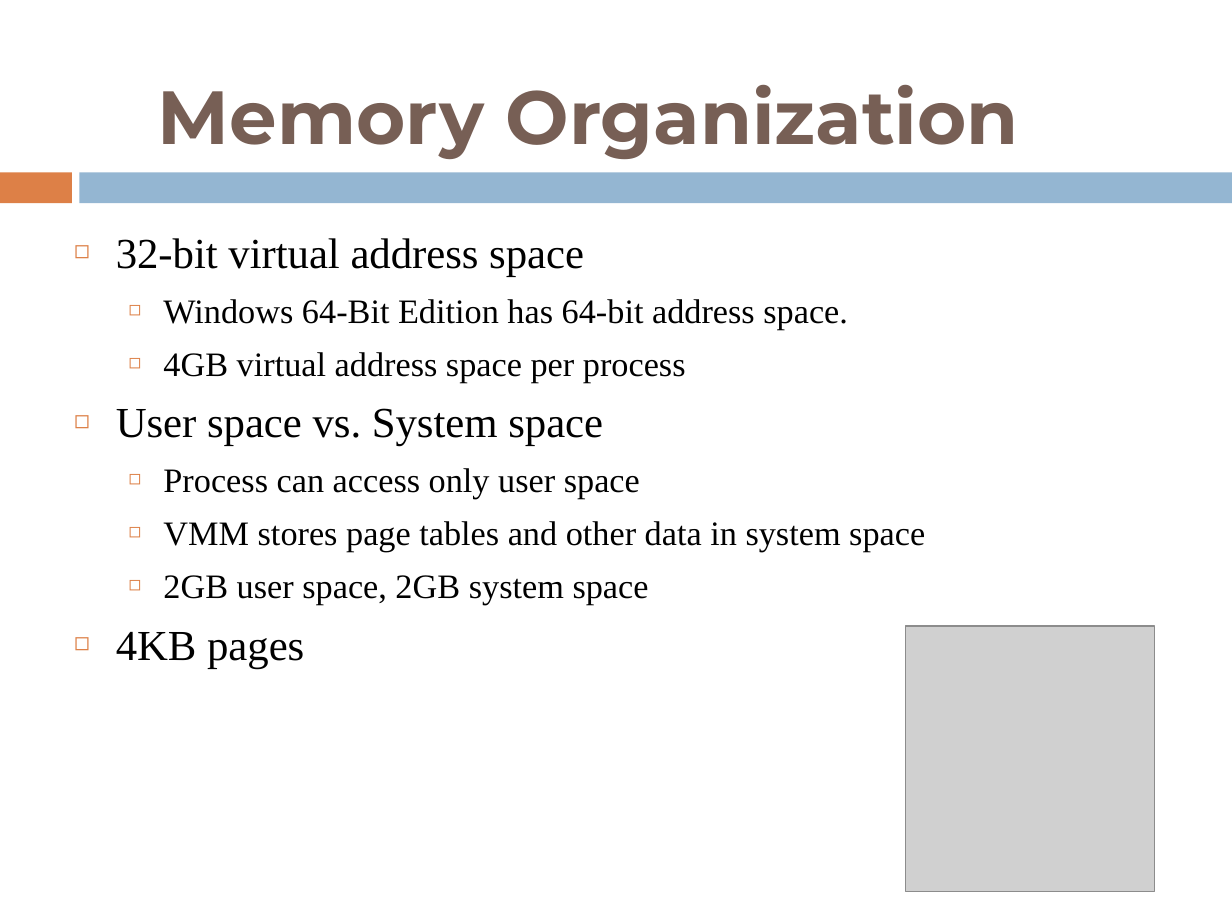
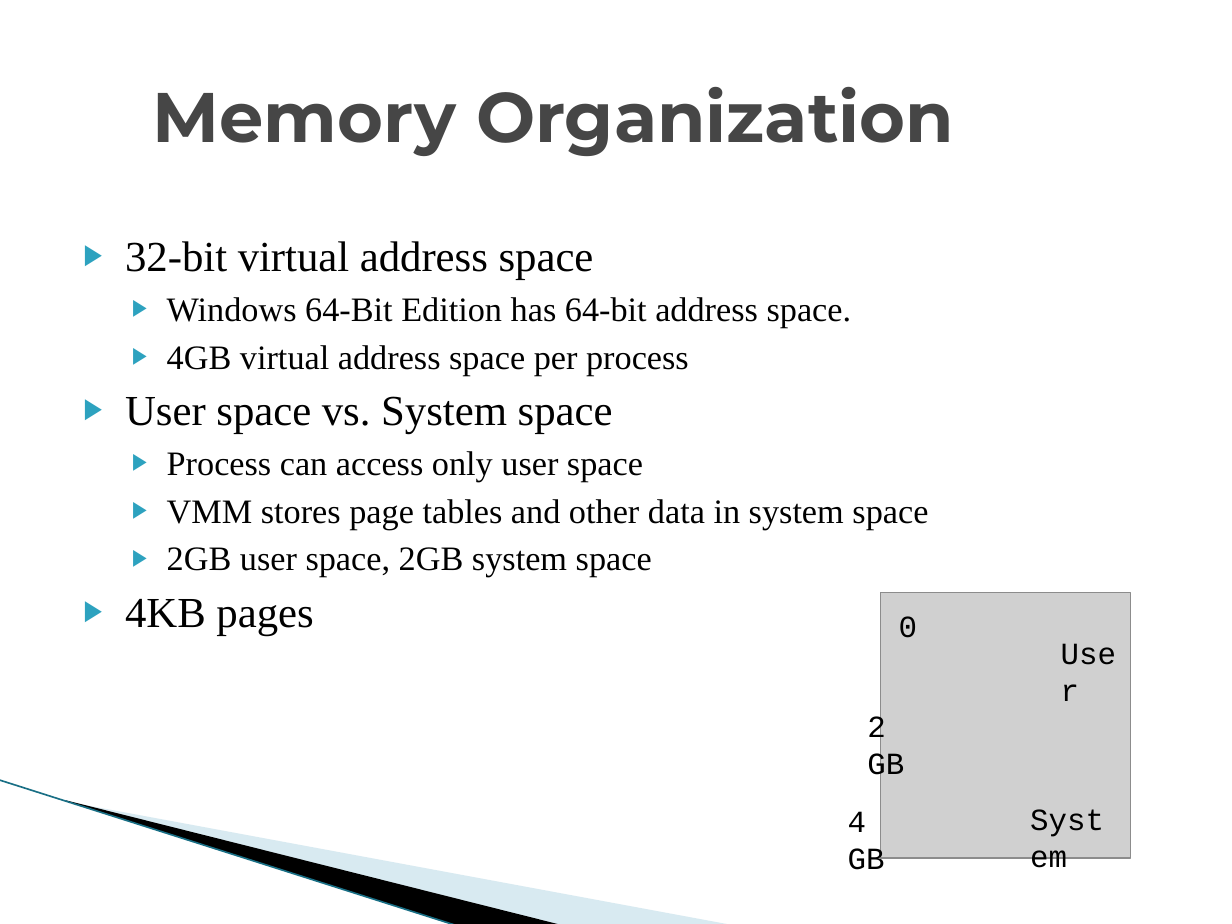
Before and after one commit to shyamrajendran/OS_MPS, a slide deck: slide 11 of 4th_credit/survey.pptx. Drawn at 1232x924 pixels with LibreOffice and Linux fonts; fonts in the diff are those of the drawing; grey boxes stand for pictures; background and template pictures are left out. Boxes give left, top, right and bottom in pixels: in the first picture for what was removed or moved away, otherwise in the second. Text is boxed around its words. In the diff, an @@ line names an element or a change of style, - is before the commit and + after.

Commit message:
Figure issue resolved

```diff
--- a/4th_credit/survey.pptx
+++ b/4th_credit/survey.pptx
@@ title "Memory Organization" at (152, 87, 954, 156): size 44 to 41 pt, text colour #775F55 to #464646 @@
@@ rectangle removed at (0, 172, 71, 203) @@
@@ rectangle removed at (80, 172, 1232, 203) @@
@@ text "32-bit virtual address space" at (125, 241, 928, 635): bullet ◻ to ▶; less space between paragraphs; bullet colour #DD8047 to #2DA2BF @@
@@ picture: place and size @@
-picture at (906, 626, 1156, 891)
+picture at (881, 593, 1131, 857)
@@ text added at (899, 616, 917, 638), 18 pt, text #000000 @@
+0
@@ text added at (1048, 628, 1130, 678), 18 pt, text #000000 @@
+User
@@ text added at (867, 715, 904, 783), 18 pt, text #000000 @@
+2 GB
@@ line added from (0, 780) to (457, 924), #97C5D8 0.95 pt @@
@@ freeform shape added at (65, 800, 563, 924), fill #000000 @@
@@ freeform shape added at (68, 801, 733, 924), fill #A0CBDC at 40% opacity @@
@@ text added at (1018, 793, 1127, 843), 18 pt, text #000000 @@
+System
@@ text added at (848, 811, 885, 870), 18 pt, text #000000 @@
+4 GB
```
Also in this commit, not shown: 27 other slides changed.
